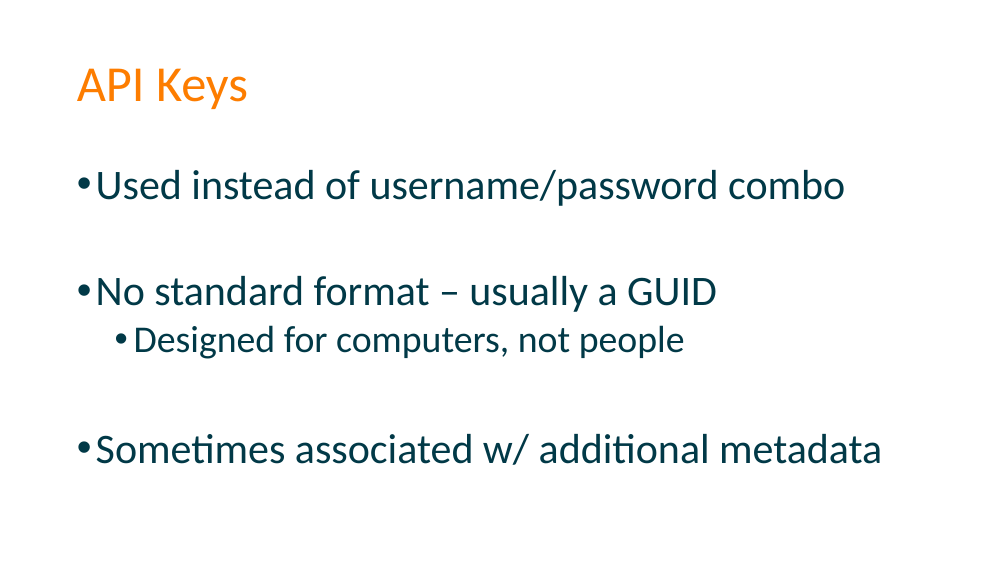
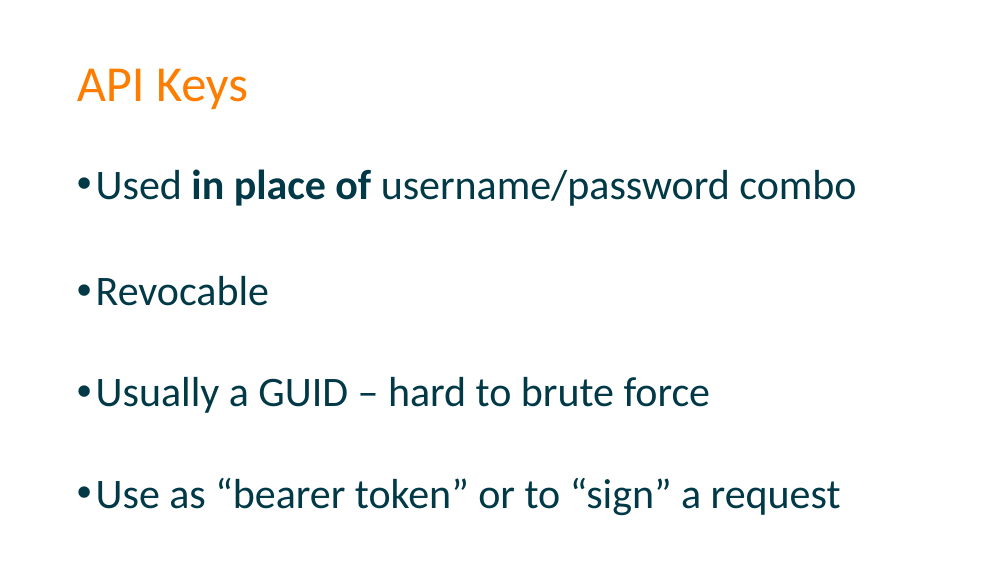
Before and after one commit to spetryjohnson/Securing-Your-API-Endpoints, a slide deck: slide 28 of Securing Your API Endpoints.pptx. Drawn at 1008x567 pixels with LibreOffice and Linux fonts; fonts in the diff are those of the drawing. Boxes give left, top, right and bottom in pixels: in the first picture for what was removed or moved away, otherwise in the second. Text is boxed around its words. In the diff, an @@ line names an element or a change of style, - is before the commit and + after.

```diff
--- a/Securing Your API Endpoints.pptx
+++ b/Securing Your API Endpoints.pptx
@@ text at [96, 169, 856, 516]: text changed @@
-• Used instead of username/password combo
-• No standard format – usually a GUID
-  • Designed for computers, not people
-• Sometimes associated w/ additional metadata
+• Used in place of username/password combo
+• Revocable
+• Usually a GUID – hard to brute force
+• Use as “bearer token” or to “sign” a request
```
Also in this commit, not shown: 3 other slides changed, 1 slide added, 1 slide removed, 1 other file.
